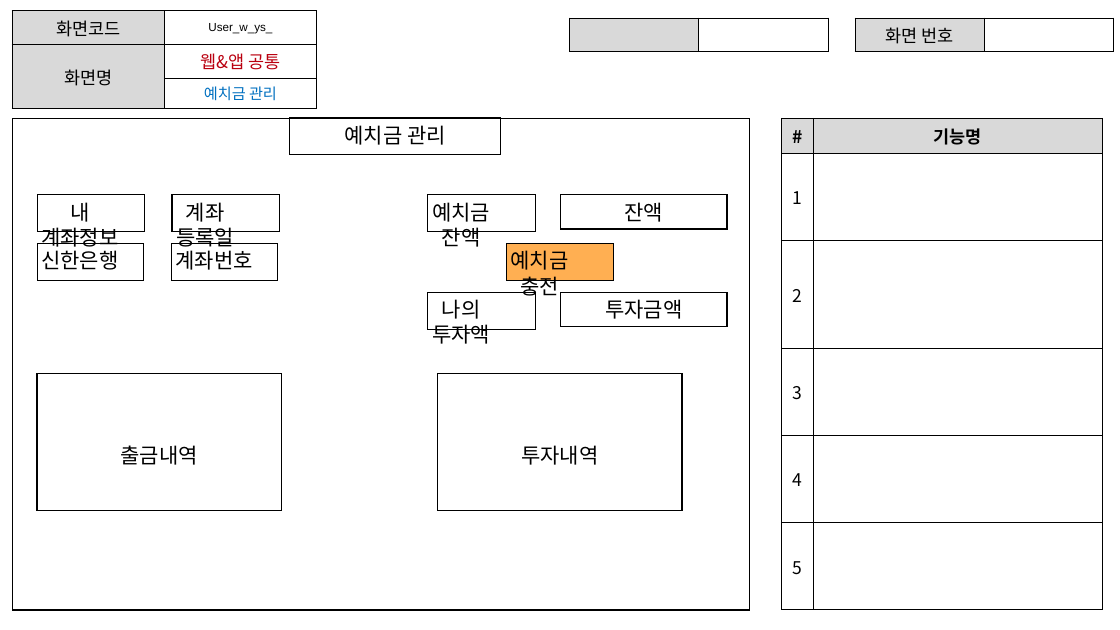
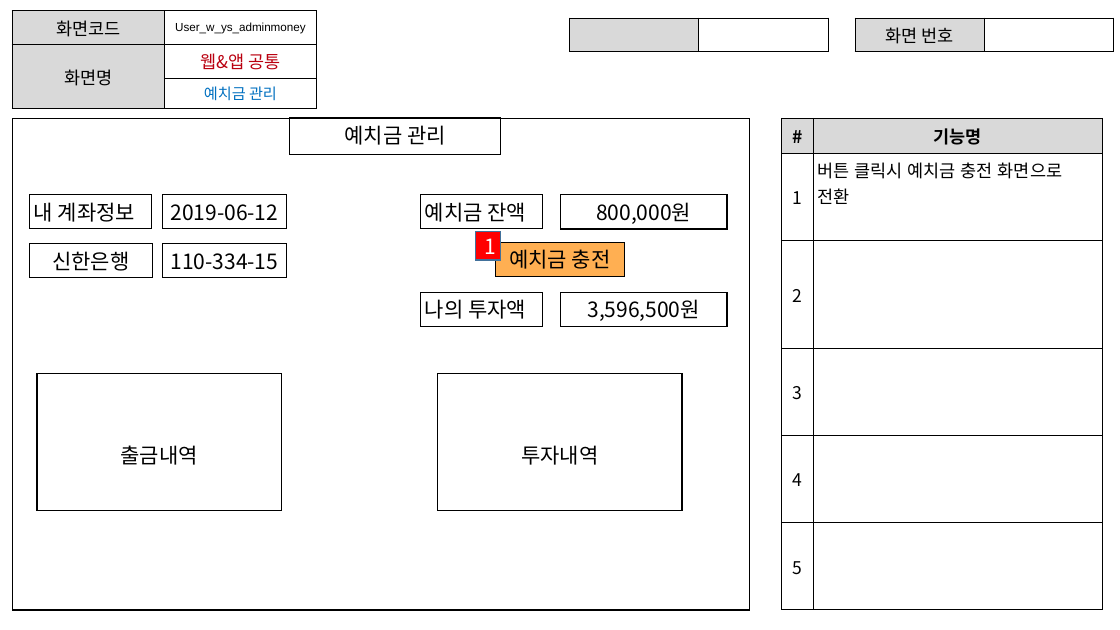
Before and after one commit to ezenteam2/EzenCrowdFunding, a slide deck: slide 15 of project03 화면설계서/project03 - 화면 설계서 - 용승.pptx. Drawn at 1120x630 pixels with LibreOffice and Linux fonts; fonts in the diff are those of the drawing. Boxes give left, top, right and bottom in pixels: in the first picture for what was removed or moved away, otherwise in the second. Text is boxed around its words. In the diff, an @@ line names an element or a change of style, - is before the commit and + after.

Commit message:
화면설계서

```diff
--- a/project03 화면설계서/project03 - 화면 설계서 - 용승.pptx
+++ b/project03 화면설계서/project03 - 화면 설계서 - 용승.pptx
@@ table at (12,11,316,105) @@
-row 1, column 2: User_w_ys_
+row 1, column 2: User_w_ys_adminmoney
@@ table at (782,118,1102,610) @@
-row 2, column 2: 
+row 2, column 2: 버튼 클릭시 예치금 충전 화면으로 전환
@@ rectangle "내 계좌정보": place and size @@
-rectangle "내 계좌정보" at (37,195,145,232)
+rectangle "내 계좌정보" at (29,195,151,229)
@@ rectangle "2019-06-12": place and size @@
-rectangle "2019-06-12" at (172,195,280,232)
+rectangle "2019-06-12" at (163,195,287,229)
@@ text in rectangle at (171,204,279,221): text changed @@
-계좌 등록일
+2019-06-12
@@ rectangle "예치금 잔액": place and size @@
-rectangle "예치금 잔액" at (428,195,535,232)
+rectangle "예치금 잔액" at (421,195,543,229)
@@ text in rectangle at (596,202,691,224): text changed @@
-잔액
+800,000원
@@ rectangle added at (476,232,501,260), fill #FF0000, outline #42719B 1 pt @@
@@ text added at (484,238,496,254), 18 pt, text #FFFFFF @@
+1
@@ rectangle "신한은행": place and size @@
-rectangle "신한은행" at (37,244,144,281)
+rectangle "신한은행" at (29,244,153,277)
@@ rectangle "신한은행" at (29,244,153,277): vertical alignment top to middle; fill none to #FFFFFF @@
@@ rectangle added at (163,244,287,277), fill #FFFFFF, outline #000000 1 pt, 18 pt, text #000000 @@
+110-334-15
@@ rectangle removed at (171,244,278,281) @@
-계좌번호
@@ rectangle "예치금 충전": place and size @@
-rectangle "예치금 충전" at (507,244,614,281)
+rectangle "예치금 충전" at (496,243,625,276)
@@ rectangle "나의 투자액": place and size @@
-rectangle "나의 투자액" at (428,292,535,329)
+rectangle "나의 투자액" at (421,292,543,326)
@@ text in rectangle at (587,299,700,321): text changed @@
-투자금액
+3,596,500원
```
Also in this commit, not shown: 13 other slides changed, 1 slide added.
